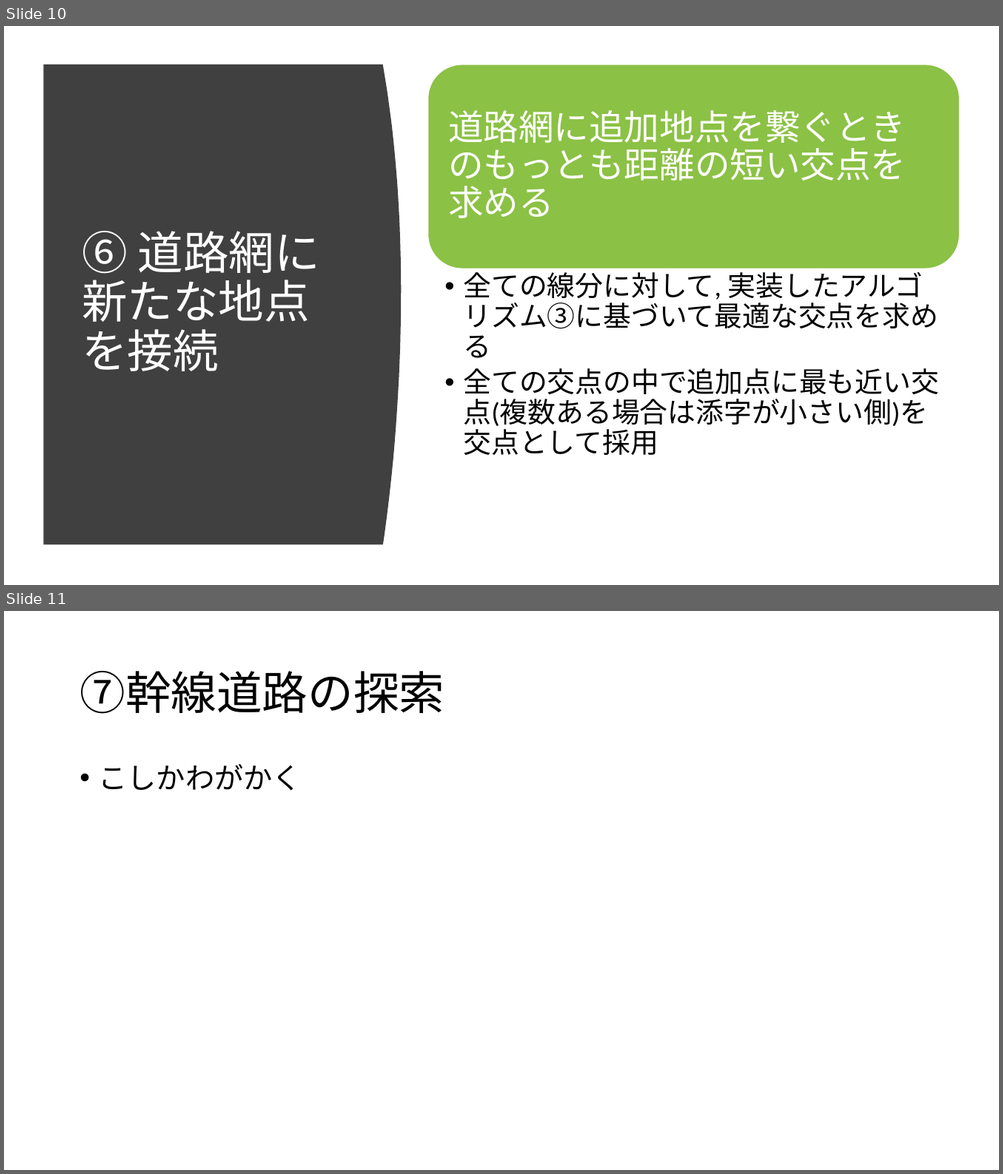
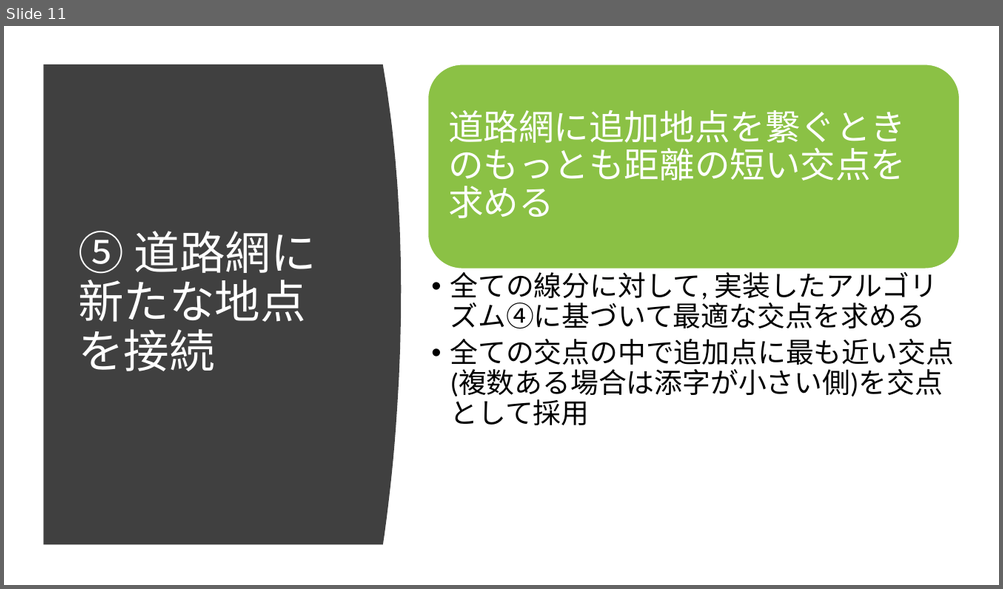
Before and after one commit to ie03-aizu-2019/ie03project-skys, a slide deck: Reports/Midterm.pptx. Shown one above the other, each under a label of ours: slides 10 and 11 before the commit, slide 11 after it. The pictures are 1003x1174 and 1003x589 pixels, drawn with LibreOffice and Linux fonts; fonts in the diff are those of the drawing. Boxes give left, top, right and bottom in pixels: in the first picture for what was removed or moved away, otherwise in the second. Text is boxed around its words. In the diff, an @@ line names an element or a change of style, - is before the commit and + after.

```diff
--- a/Reports/Midterm.pptx
+++ b/Reports/Midterm.pptx
@@ slide 11 removed at (x1=4, y1=611, x2=999, y2=1170), background #FFFFFF @@
@@ title removed at (x1=79, y1=671, x2=444, y2=714) @@
-⑦幹線道路の探索
@@ text removed at (x1=99, y1=764, x2=301, y2=791) @@
-• こしかわがかく
@@ what was slide 10 is now slide 11 @@
@@ slide 11 changed as well @@
@@ rounded rectangle at (x1=428, y1=64, x2=959, y2=269): proportions changed @@
@@ text "道路網に追加地点を繋ぐときのもっとも距離の短い交点を求める" at (x1=448, y1=110, x2=905, y2=218): more space between paragraphs @@
@@ title at (x1=78, y1=231, x2=316, y2=372): text changed @@
-⑥ 道路網に新たな地点を接続
+⑤ 道路網に新たな地点を接続
@@ text at (x1=450, y1=268, x2=937, y2=329): text changed @@
-  • 全ての線分に対して, 実装したアルゴリズム③に基づいて最適な交点を求める
+  • 全ての線分に対して, 実装したアルゴリズム④に基づいて最適な交点を求める
```
Also in this commit, not shown: 13 other slides changed, 2 slides added, 1 other slide removed.
